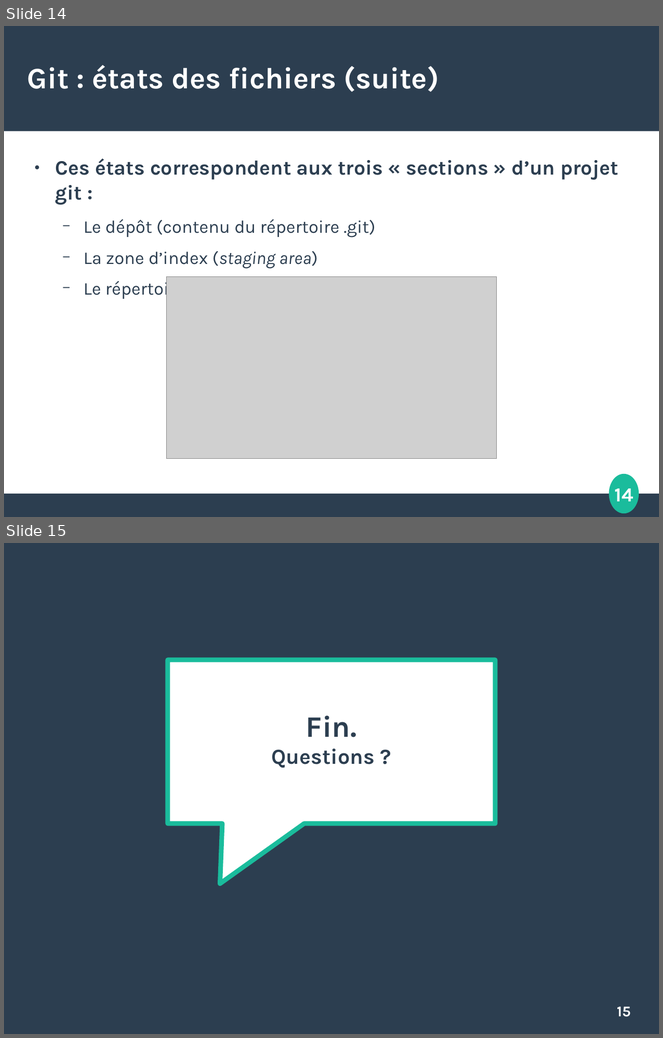
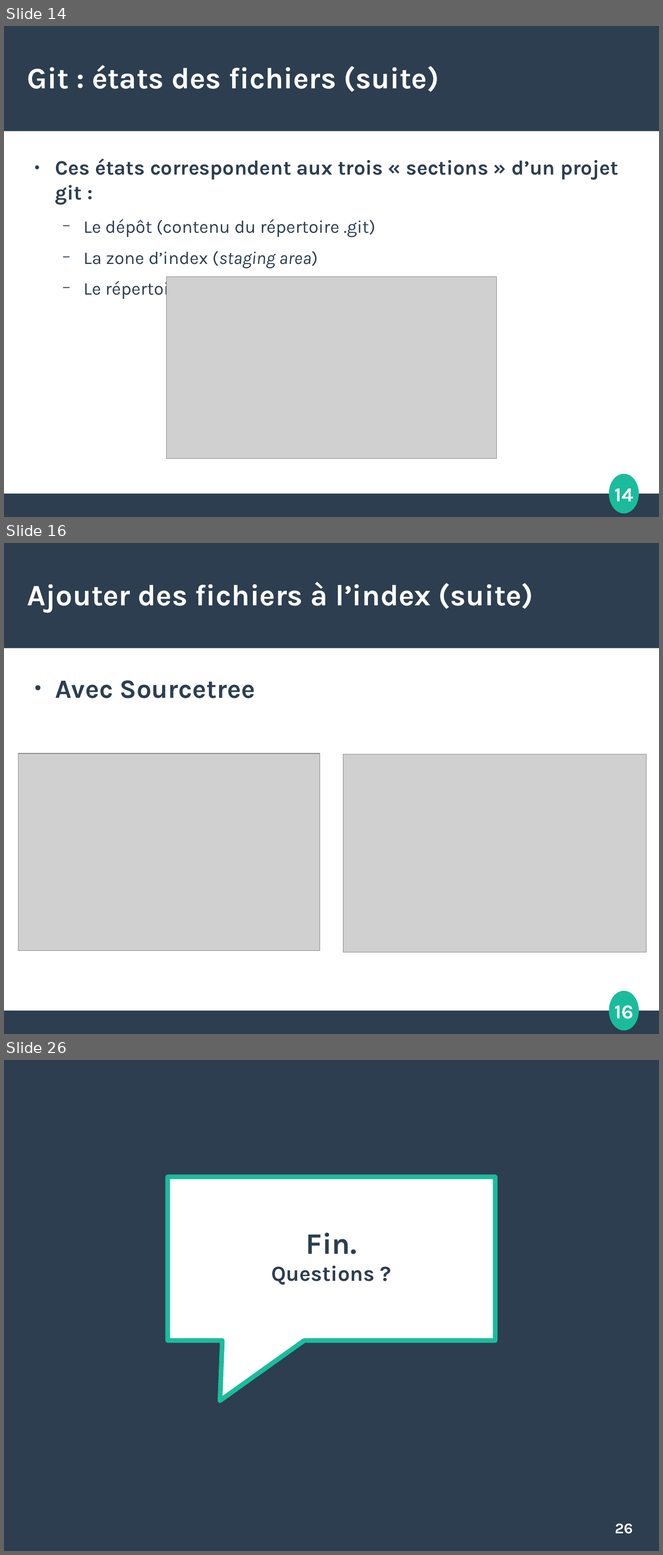
Before and after one commit to etdube/formation_git, a slide deck: Présentation git.odp. Shown one above the other, each under a label of ours: slides 14 and 15 before the commit, slides 14, 16 and 26 after it; the slides between them are not shown. The pictures are 663x1038 and 663x1555 pixels, drawn with LibreOffice and Linux fonts; fonts in the diff are those of the drawing; grey boxes stand for pictures. Boxes give left, top, right and bottom in pixels: in the first picture for what was removed or moved away, otherwise in the second. Text is boxed around its words. In the diff, an @@ line names an element or a change of style, - is before the commit and + after.

```diff
--- a/Présentation git.odp
+++ b/Présentation git.odp
@@ slide 16 added at [4,543,659,1034], background #FFFFFF; not listed: 4 template elements that a slide beside it also shows @@
@@ title added at [27,582,534,612], 36 pt, text #FFFFFF, bold @@
+Ajouter des fichiers à l’index (suite)
@@ text added at [55,680,256,698], 32 pt, text #2C3E50, bold @@
+● Avec Sourcetree
@@ picture added at [18,754,320,951] @@
@@ picture added at [344,754,647,953] @@
@@ what was slide 15 is now slide 26 @@
@@ page number at [615,1524,633,1534]: text changed @@
-15
+26
```
Also in this commit, not shown: 1 slide changed, 10 other slides added.
